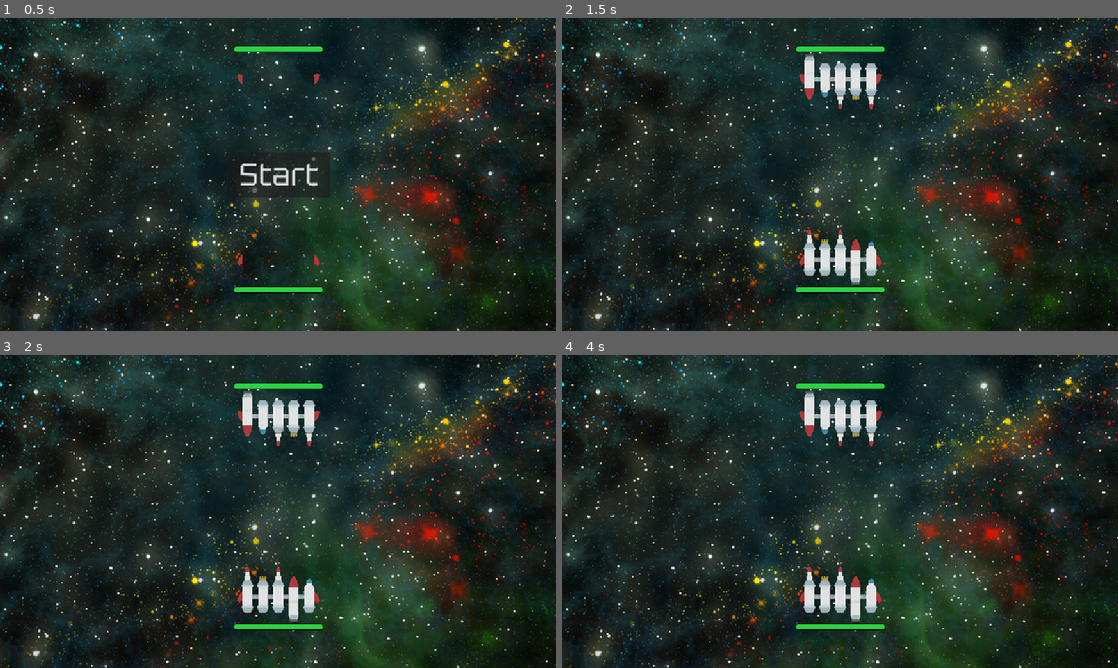
Above: before the commit, frames 1-4 (two rows, left to right).
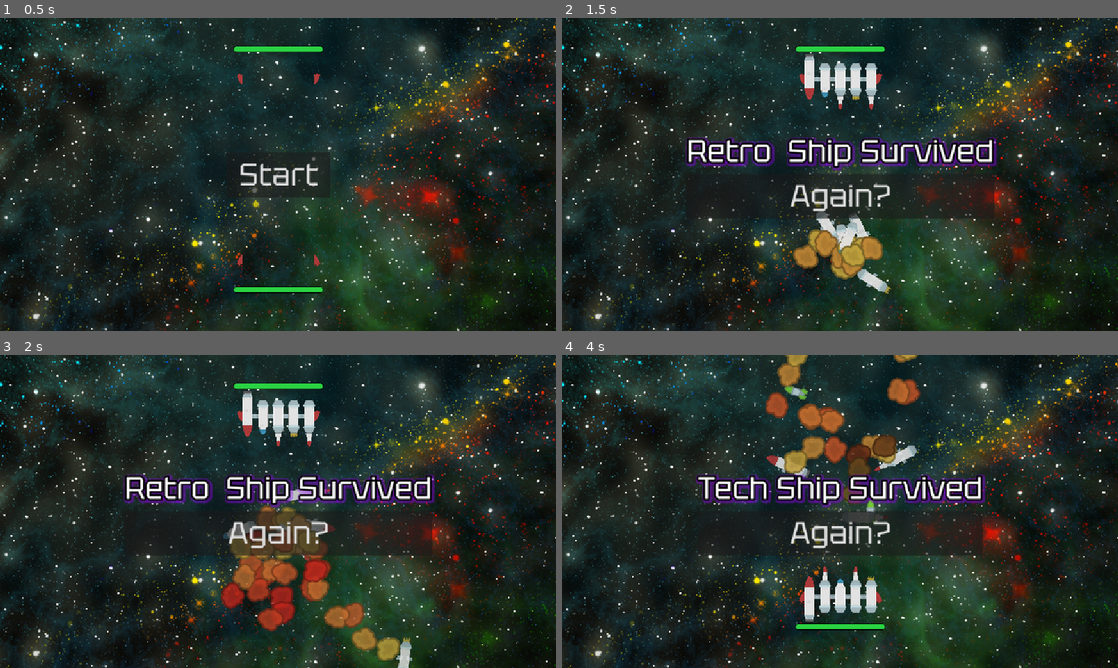
Above: after the commit, the same moments.

Repository: paralinguist/2025-space-pvp
Game: Godot game, scene res://Scenes/test_scene.tscn
The game is run twice, just before and just after one commit, with the same random seed, the same clock (stepped at 60 frames per second) and the same inputs.
Inputs (mouse positions are in pixels of both pictures, inside the frame that each line leads up to):
- Up to frame 1 (0.5 s): no input
- Up to frame 2 (1.5 s): click "Start" at 0.5 s; tap Enter at 1.25 s
- Up to frame 3 (2 s): no input
- Up to frame 4 (4 s): click (840, 533) at 2 s, where only the run after the commit has a clickable "Again?"; click (840, 511) at 2.75 s, where only the run after the commit has a clickable "Start"

Frame 1 is identical in both runs. In frame 2, 8.9% of the frame differs, in the area x 22-79%, y 38-88%; in frame 3, 12%, in the area x 22-79%, y 38-100%; in frame 4, 11%.

Commit message:
last changes

Diff:
--- a/2025spacegame/Scripts/main.gd
+++ b/2025spacegame/Scripts/main.gd
@@ -3,7 +3,7 @@
 var game_started = false
 
 func _on_button_pressed() -> void:
-	pass # Replace with function body.
+	get_tree().reload_current_scene()
 
 
 func _on_start_pressed() -> void:
--- a/2025spacegame/Scripts/ship.gd
+++ b/2025spacegame/Scripts/ship.gd
@@ -23,9 +23,13 @@
 		new_components[i].position = Vector2(52*i-104, 0)
 		new_components[i].visible = false
 func start():
+	randomize()
 	for c in get_children():
 		if c is ShipModule:
 			c.visible = true
+		if c is Shooter:
+			if randf() < 0.1:
+				c.shoot()
 
 # Called every frame. 'delta' is the elapsed time since the previous frame.
 func _process(delta: float) -> void:
@@ -80,3 +84,4 @@
 				c.die()
 			else:
 				c.queue_free()
+		set_process(false)
--- a/2025spacegame/Scripts/shooter.gd
+++ b/2025spacegame/Scripts/shooter.gd
@@ -4,10 +4,6 @@
 @export var weapon_type : String = "laser"
 @onready var LaserBullet = load("res://Scenes/"+bullet_scene+".tscn")
 var shot_from := Vector2.ZERO
-func _ready() -> void:
-	randomize()
-	if randf() < -0.5:
-		shoot()
 
 func _on_laser_timer_timeout() -> void:
 	$LaserRayCast.global_position = shot_from
